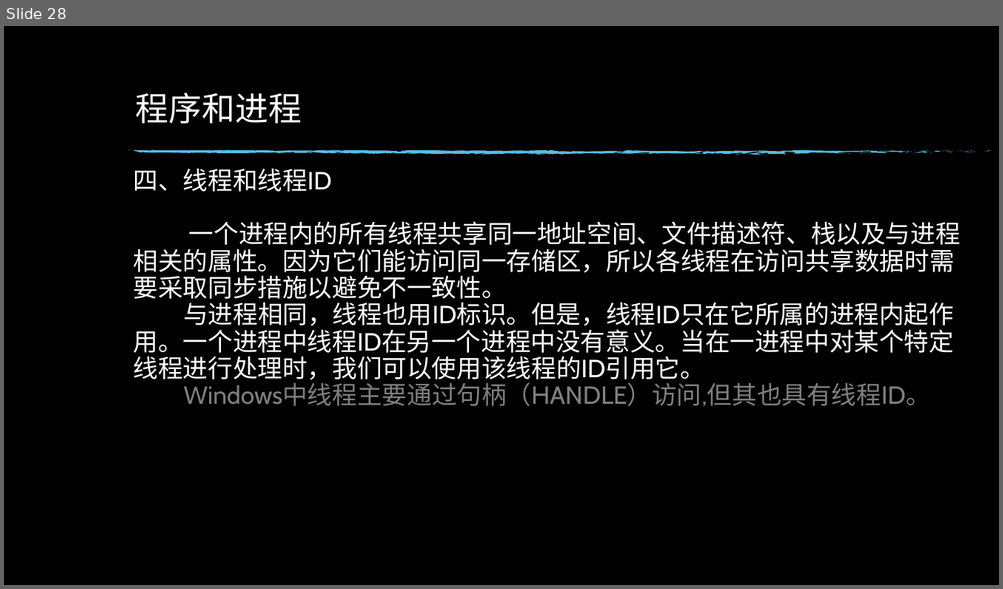
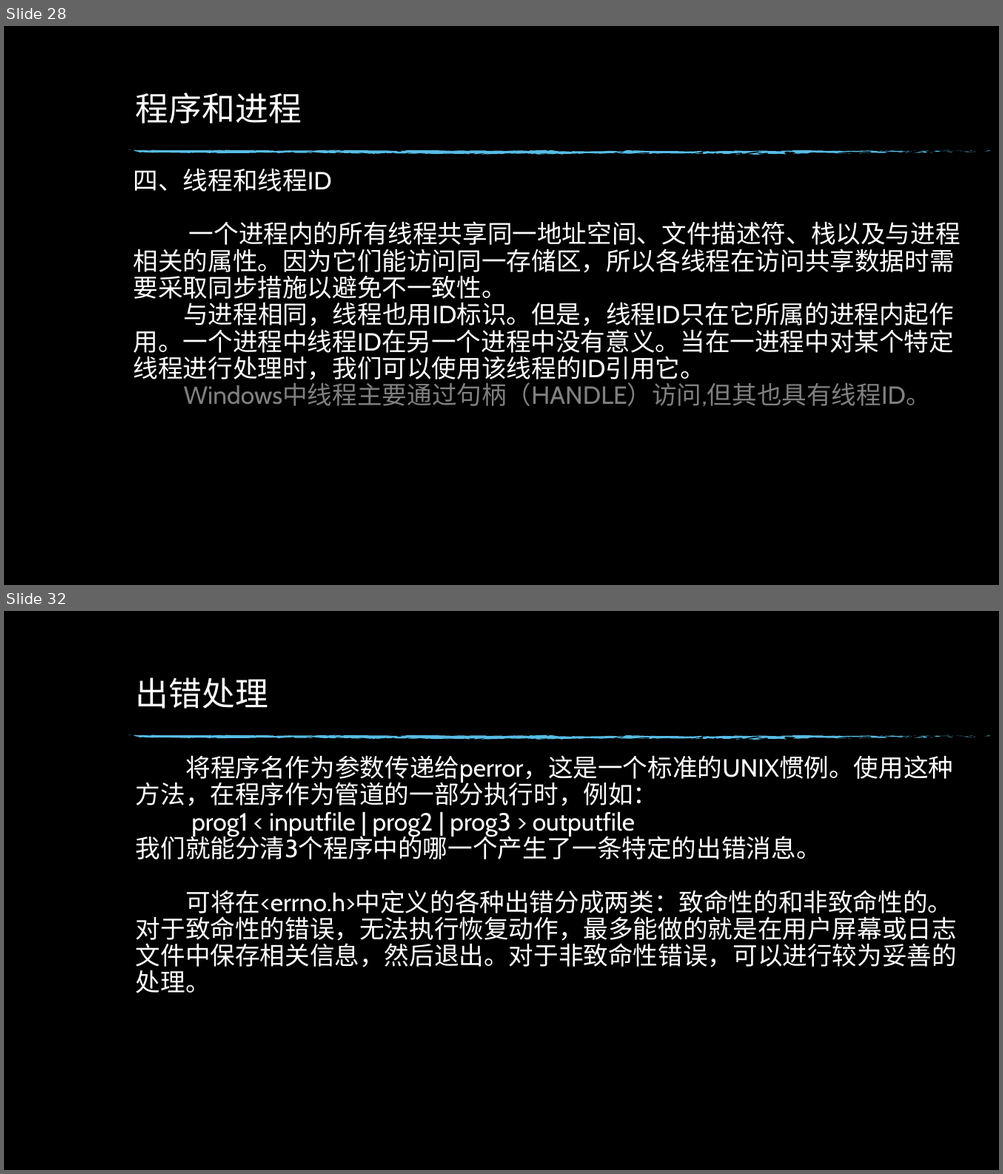
Before and after one commit to hym-dn/APUE, a slide deck: Doc/UNIX开发01.pptx. Shown one above the other, each under a label of ours: slide 28 before the commit, slides 28 and 32 after it; the slides between them are not shown. The pictures are 1003x589 and 1003x1174 pixels, drawn with LibreOffice and Linux fonts; fonts in the diff are those of the drawing; background and template pictures are left out. Boxes give left, top, right and bottom in pixels: in the first picture for what was removed or moved away, otherwise in the second. Text is boxed around its words. In the diff, an @@ line names an element or a change of style, - is before the commit and + after.

```diff
--- a/Doc/UNIX开发01.pptx
+++ b/Doc/UNIX开发01.pptx
@@ slide 32 added at (x1=4, y1=611, x2=999, y2=1170), background picture (left out); not listed: 74 template elements that a slide beside it also shows @@
@@ title added at (x1=136, y1=678, x2=268, y2=709), 32 pt, text #FFFFFF @@
+出错处理
@@ text added at (x1=136, y1=755, x2=956, y2=994), 24 pt, text #FFFFFF @@
+将程序名作为参数传递给perror，这是一个标准的UNIX惯例。使用这种方法，在程序作为管道的一部分执行时，例如：
+prog1 < inputfile | prog2 | prog3 > outputfile
+我们就能分清3个程序中的哪一个产生了一条特定的出错消息。
+可将在<errno.h>中定义的各种出错分成两类：致命性的和非致命性的。
+对于致命性的错误，无法执行恢复动作，最多能做的就是在用户屏幕或日志文件中保存相关信息，然后退出。对于非致命性错误，可以进行较为妥善的处理。
```
Also in this commit, not shown: 6 other slides added, 1 slide removed.
